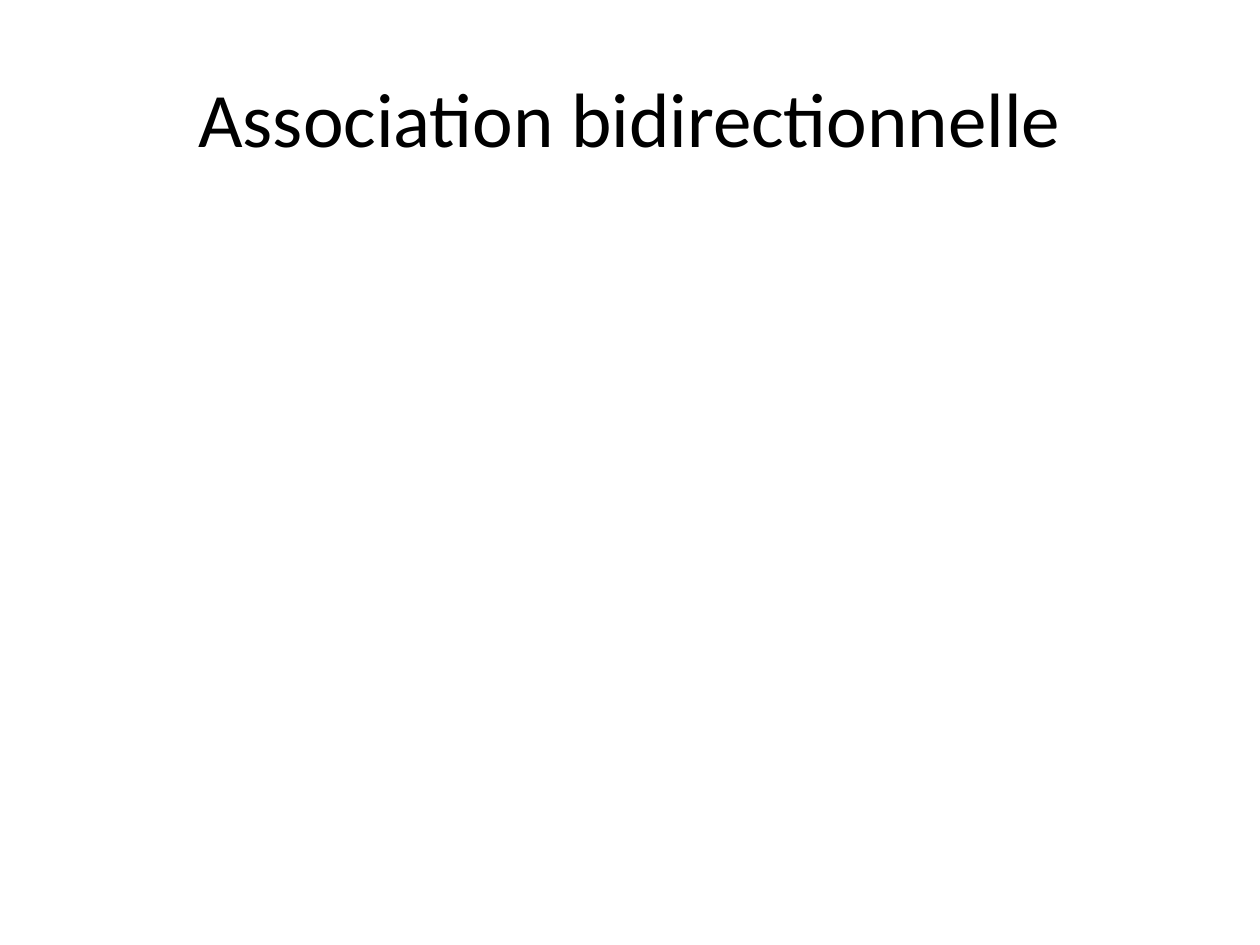
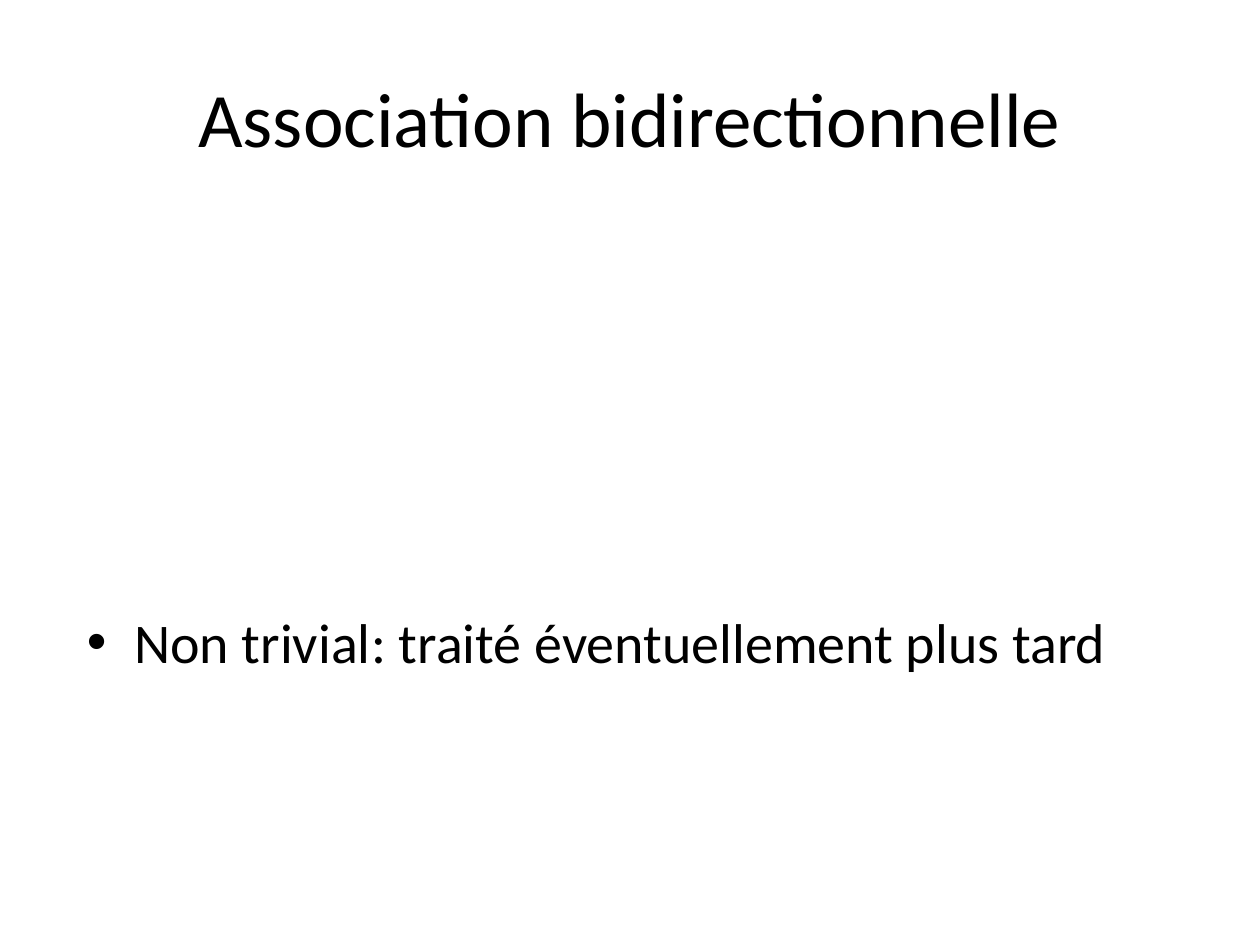
Before and after one commit to profesig/exosOO, a slide deck: slide 10 of Diagramme de classe/L5 - Associations/L5 - Associations.pptx (slide 4 before the commit). Drawn at 1260x945 pixels with LibreOffice and Linux fonts; fonts in the diff are those of the drawing. Boxes give left, top, right and bottom in pixels: in the first picture for what was removed or moved away, otherwise in the second. Text is boxed around its words. In the diff, an @@ line names an element or a change of style, - is before the commit and + after.

Commit message:
Fin associations

```diff
--- a/Diagramme de classe/L5 - Associations/L5 - Associations.pptx
+++ b/Diagramme de classe/L5 - Associations/L5 - Associations.pptx
@@ text added at (134,624,1105,672), 32 pt, text #000000 @@
+• Non trivial: traité éventuellement plus tard
```
Also in this commit, not shown: 3 other slides changed, 5 slides added, 2 slides removed, 10 other files.
